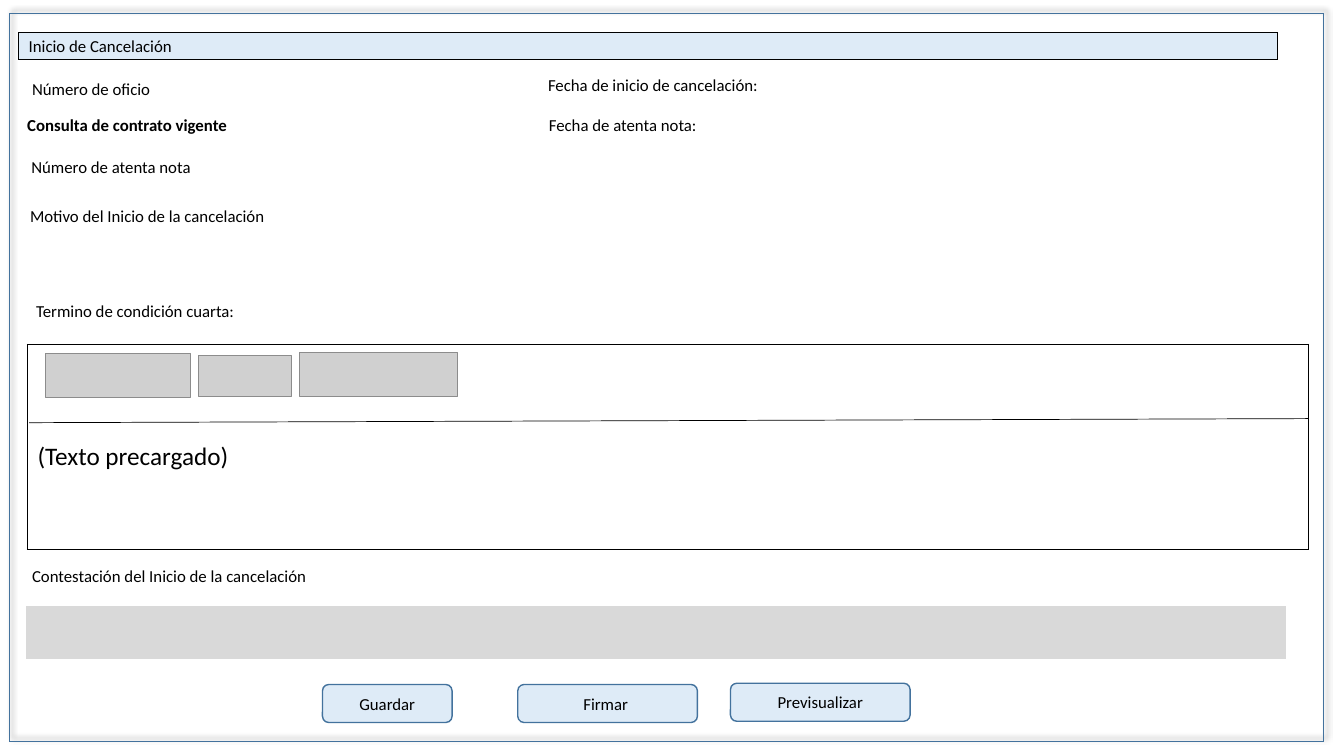
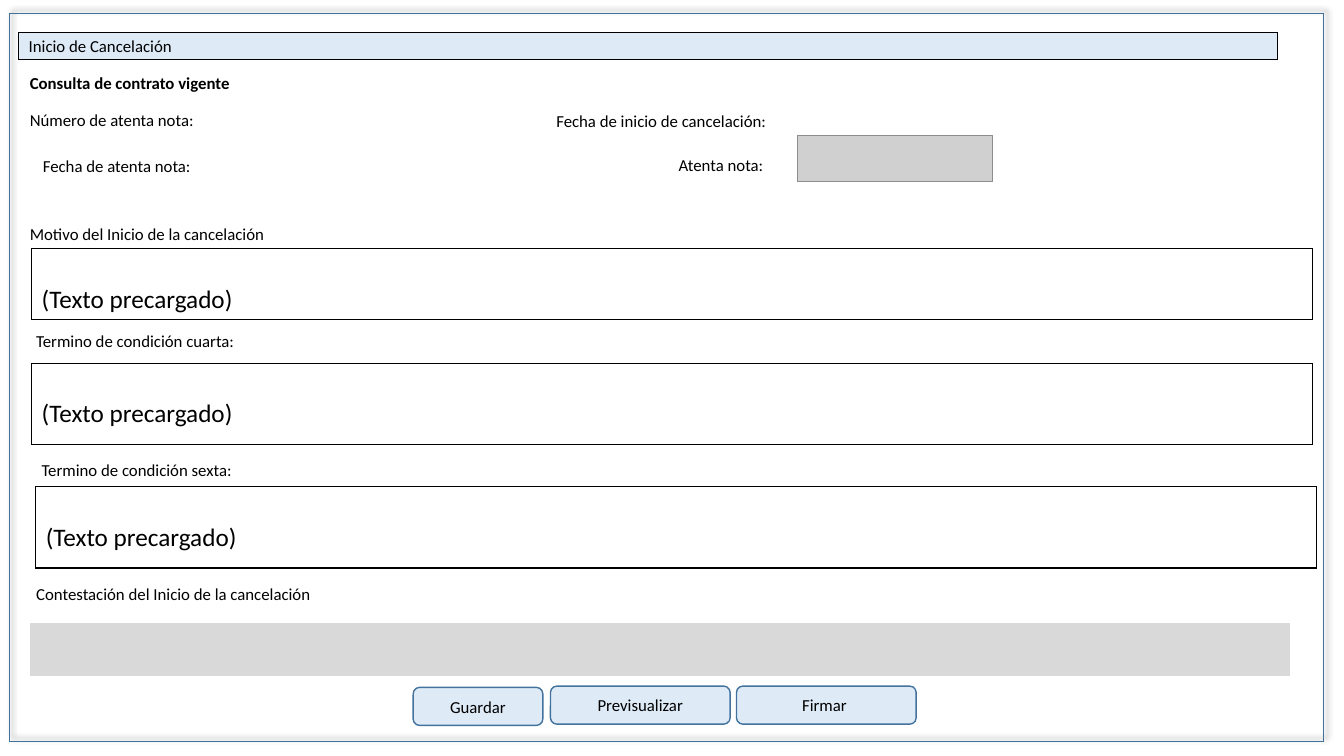
Before and after one commit to EDDIE83/Documentos, a slide deck: slide 4 of TAF 092019/Cancelación.pptx (slide 17 before the commit). Drawn at 1344x756 pixels with LibreOffice and Linux fonts; fonts in the diff are those of the drawing; grey boxes stand for pictures. Boxes give left, top, right and bottom in pixels: in the first picture for what was removed or moved away, otherwise in the second. Text is boxed around its words. In the diff, an @@ line names an element or a change of style, - is before the commit and + after.

```diff
--- a/TAF 092019/Cancelación.pptx
+++ b/TAF 092019/Cancelación.pptx
@@ text "Consulta de contrato vigente": place and size @@
-text "Consulta de contrato vigente" at <box>27,119,227,134</box>
+text "Consulta de contrato vigente" at <box>30,77,229,92</box>
@@ text removed at <box>32,83,151,95</box> @@
-Número de oficio
@@ text at <box>30,114,194,126</box>: text changed @@
-Número de atenta nota
+Número de atenta nota:
@@ text "Fecha de inicio de cancelación:": place and size @@
-text "Fecha de inicio de cancelación:" at <box>548,79,758,91</box>
+text "Fecha de inicio de cancelación:" at <box>556,115,766,127</box>
@@ picture added at <box>798,135,992,181</box> @@
@@ text "Fecha de atenta nota:": place and size @@
-text "Fecha de atenta nota:" at <box>549,119,697,131</box>
+text "Fecha de atenta nota:" at <box>43,160,191,172</box>
@@ text added at <box>679,160,764,171</box>, 12 pt, text #000000 @@
+Atenta nota:
@@ text "Motivo del Inicio de la ...": place and size @@
-text "Motivo del Inicio de la ..." at <box>30,210,264,222</box>
+text "Motivo del Inicio de la ..." at <box>30,228,264,240</box>
@@ table added at <box>31,249,1313,320</box>, 1 rows, 1 columns @@
+(Texto precargado)
@@ text "Termino de condición cuarta:": place and size @@
-text "Termino de condición cuarta:" at <box>36,305,234,317</box>
+text "Termino de condición cuarta:" at <box>36,335,234,347</box>
@@ picture removed at <box>45,353,191,397</box> @@
@@ picture removed at <box>199,356,291,396</box> @@
@@ picture removed at <box>299,353,458,396</box> @@
@@ table: place and size @@
-table at <box>27,345,1309,549</box>
+table at <box>31,363,1313,445</box>
@@ line removed from (29, 422) to (1309, 418) @@
@@ text added at <box>42,464,232,476</box>, 12 pt, text #000000 @@
+Termino de condición sexta:
@@ table added at <box>35,487,1317,569</box>, 1 rows, 1 columns @@
+(Texto precargado)
@@ text "Contestación del Inicio de la ...": place and size @@
-text "Contestación del Inicio de la ..." at <box>32,570,306,582</box>
+text "Contestación del Inicio de la ..." at <box>36,588,310,600</box>
@@ rectangle: place and size @@
-rectangle at <box>26,606,1286,658</box>
+rectangle at <box>30,624,1290,677</box>
@@ rounded rectangle "Guardar": place and size @@
-rounded rectangle "Guardar" at <box>323,685,453,723</box>
+rounded rectangle "Guardar" at <box>413,688,543,726</box>
@@ rounded rectangle "Previsualizar": place and size @@
-rounded rectangle "Previsualizar" at <box>731,684,910,722</box>
+rounded rectangle "Previsualizar" at <box>551,687,730,725</box>
@@ rounded rectangle "Firmar": place and size @@
-rounded rectangle "Firmar" at <box>518,685,698,723</box>
+rounded rectangle "Firmar" at <box>737,687,917,725</box>
```
Also in this commit, not shown: 20 other slides changed, 4 other files.
